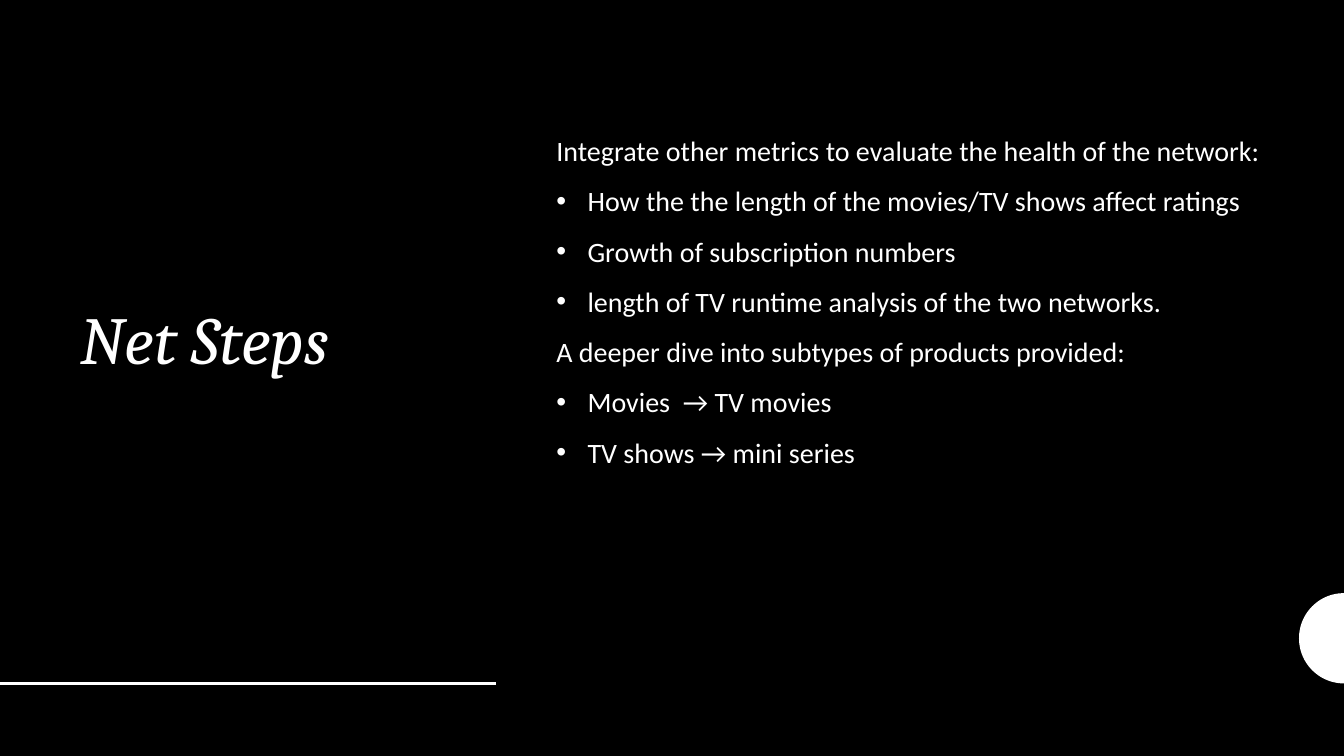
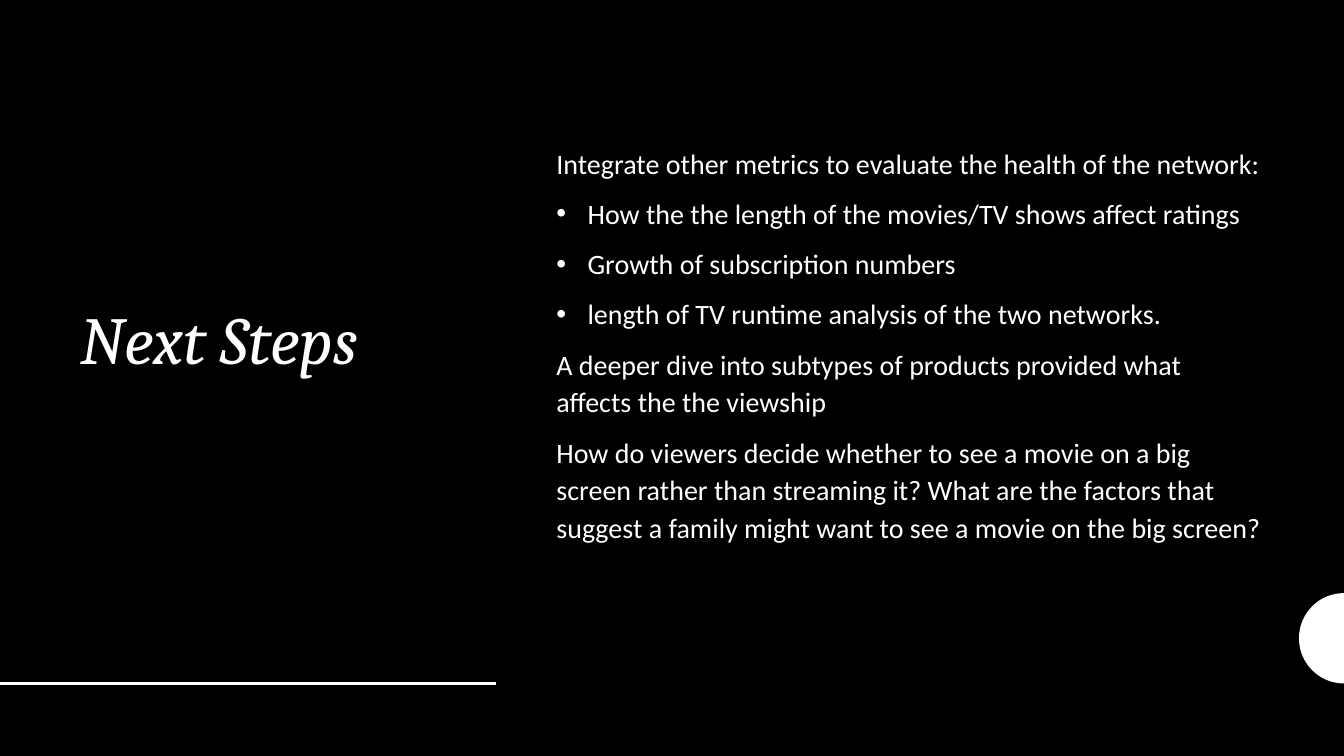
Before and after one commit to qwang27/Python_Into_Project, a slide deck: slide 13 of Analysis of Disney Plus Competitiveness over Netflix.pptx (slide 12 before the commit). Drawn at 1344x756 pixels with LibreOffice and Linux fonts; fonts in the diff are those of the drawing. Boxes give left, top, right and bottom in pixels: in the first picture for what was removed or moved away, otherwise in the second. Text is boxed around its words. In the diff, an @@ line names an element or a change of style, - is before the commit and + after.

```diff
--- a/Analysis of Disney Plus Competitiveness over Netflix.pptx
+++ b/Analysis of Disney Plus Competitiveness over Netflix.pptx
@@ title at [81, 318, 358, 379]: text changed @@
-Net Steps
+Next Steps
@@ text at [556, 355, 1260, 543]: text changed @@
-A deeper dive into subtypes of products provided:
-• Movies → TV movies
-• TV shows → mini series
+A deeper dive into subtypes of products provided what affects the the viewship
+How do viewers decide whether to see a movie on a big screen rather than streaming it? What are the factors that suggest a family might want to see a movie on the big screen?
```
Also in this commit, not shown: 6 other slides changed, 1 slide added, 2 other files.
